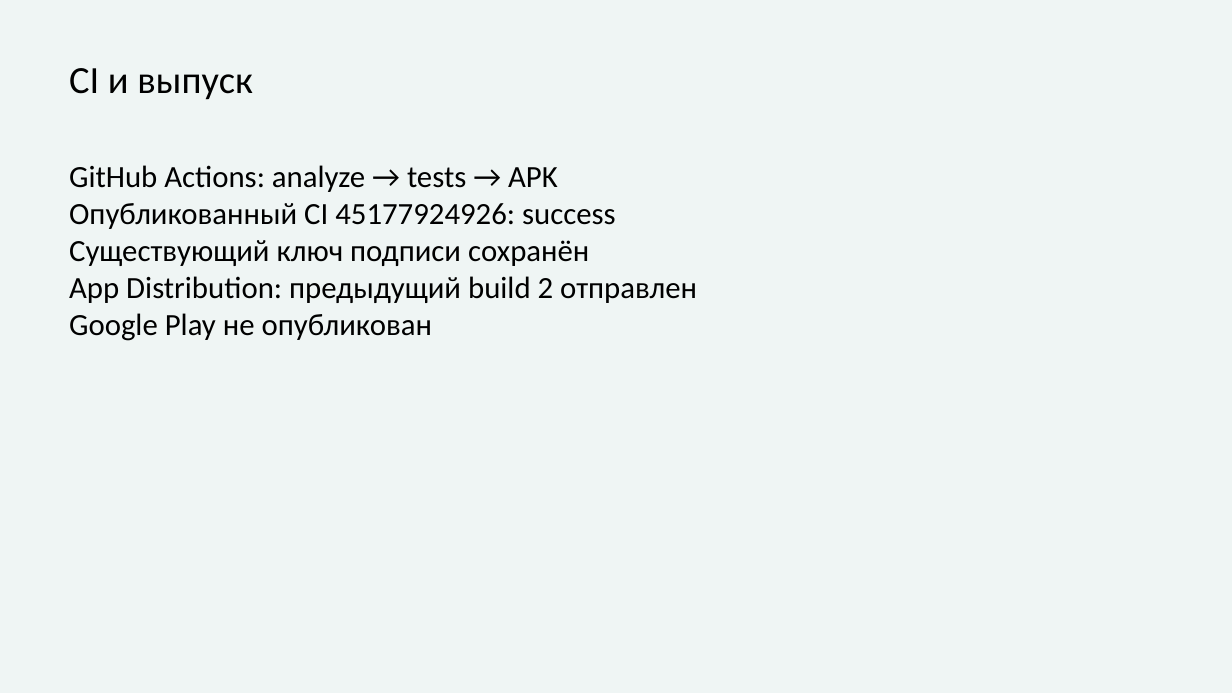
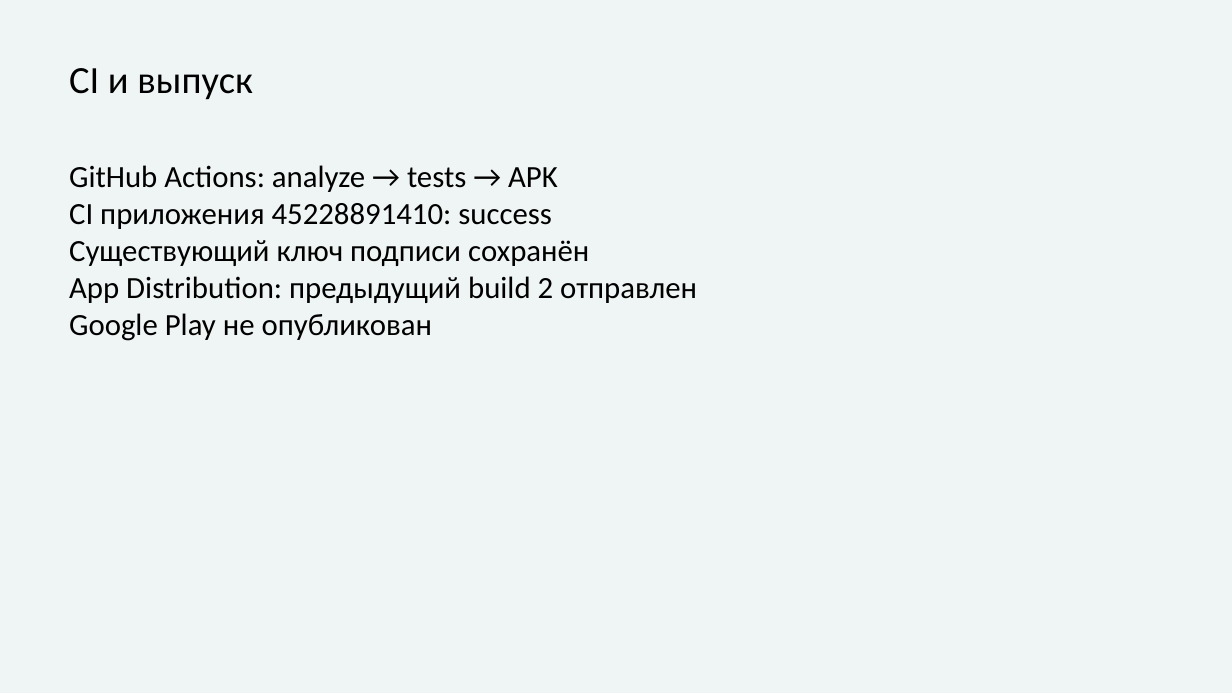
Before and after one commit to yerkesha-A/air-quality-monitor, a slide deck: slide 11 of docs/rk2/RK2_PRESENTATION.pptx. Drawn at 1232x693 pixels with LibreOffice and Linux fonts; fonts in the diff are those of the drawing. Boxes give left, top, right and bottom in pixels: in the first picture for what was removed or moved away, otherwise in the second. Text is boxed around its words. In the diff, an @@ line names an element or a change of style, - is before the commit and + after.

Commit message:
Record successful final CI and published defense materials

```diff
--- a/docs/rk2/RK2_PRESENTATION.pptx
+++ b/docs/rk2/RK2_PRESENTATION.pptx
@@ text at [69,203,552,229]: text changed @@
-Опубликованный CI 45177924926: success
+CI приложения 45228891410: success
```
Also in this commit, not shown: 18 other files.
